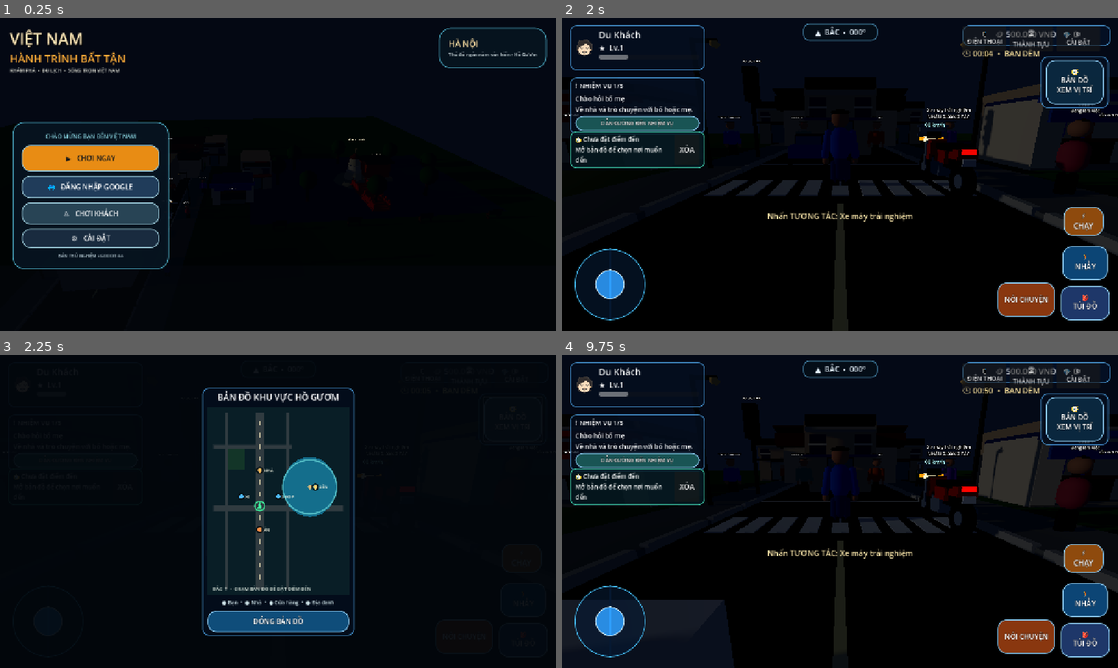
Above: before the commit, frames 1-4 (two rows, left to right).
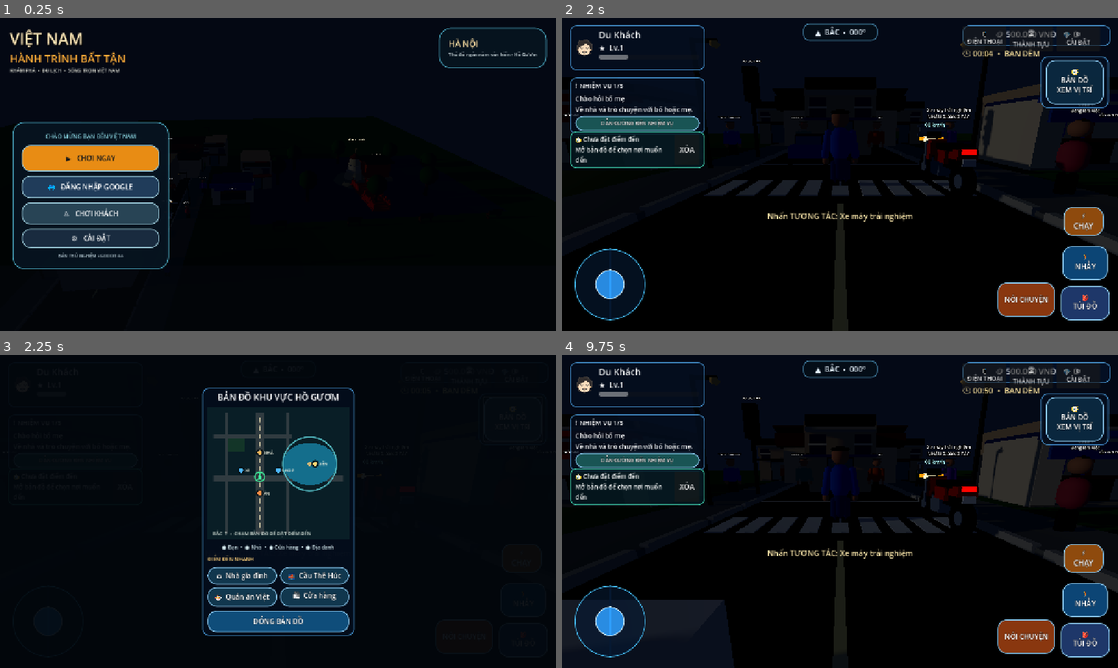
Above: after the commit, the same moments.

Repository: temu838655-dev/Vi-t-Nam-Du-L-ch
Game: Godot game, scene res://scenes/main.tscn
Same seed, same stepped clock (60 frames per second), same inputs: the game is played once before the commit and once after it.
Inputs:
- Up to frame 1 (0.25 s): no input
- Up to frame 2 (2 s): click "▶ CHƠI NGAY" at 0.5 s; click "BẮT ĐẦU HÀNH TRÌNH MỚI" at 1.25 s
- Up to frame 3 (2.25 s): click "🧭 BẢN ĐỒ XEM VỊ TRÍ" at 2 s
- Up to frame 4 (9.75 s): click "DẪN ĐƯỜNG ĐẾN NHIỆM VỤ" at 2.75 s; click "XÓA" at 3.5 s; click "📱 ĐIỆN THOẠI" at 4.25 s; click "🏆 THÀNH TỰU" at 5 s; click "⚙ CÀI ĐẶT" at 5.75 s; click "🏃 NHẢY" at 6.5 s; click "⚡ CHẠY" at 7.25 s; click "NÓI CHUYỆN" at 8 s; click "🎒 TÚI ĐỒ" at 8.75 s; click "ĐÓNG BẢN ĐỒ" at 9.5 s

Frames 1-2 are identical in both runs. In frame 3, 6.2% of the frame differs, in the area x 37-63%, y 20-81%; in frame 4, nothing differs.

Commit message:
Add quick destinations to local map

Diff:
--- a/Godot/scripts/mobile_hud.gd
+++ b/Godot/scripts/mobile_hud.gd
@@ -1253,7 +1253,7 @@
 	map_canvas = LocalMapCanvas.new()
 	map_canvas.size_flags_horizontal = Control.SIZE_EXPAND_FILL
 	map_canvas.size_flags_vertical = Control.SIZE_EXPAND_FILL
-	map_canvas.custom_minimum_size = Vector2(0, minf(360.0, viewport_size.y * 0.43))
+	map_canvas.custom_minimum_size = Vector2(0, minf(300.0, viewport_size.y * 0.32))
 	map_canvas.player_position = player.global_position if is_instance_valid(player) else Vector3.ZERO
 	map_canvas.player_rotation_y = player.rotation.y if is_instance_valid(player) else 0.0
 	map_canvas.has_waypoint = has_active_waypoint
@@ -1267,6 +1267,32 @@
 	legend.add_theme_font_size_override("font_size", 12)
 	legend.add_theme_color_override("font_color", Color(0.82, 0.9, 0.92))
 	layout.add_child(legend)
+
+	# Named destinations make navigation usable without pixel-perfect map taps.
+	var destination_title := Label.new()
+	destination_title.text = "ĐIỂM ĐẾN NHANH"
+	destination_title.add_theme_font_size_override("font_size", 12)
+	destination_title.add_theme_color_override("font_color", Color(1.0, 0.82, 0.48))
+	layout.add_child(destination_title)
+	var destination_grid := GridContainer.new()
+	destination_grid.columns = 2
+	destination_grid.add_theme_constant_override("h_separation", 7)
+	destination_grid.add_theme_constant_override("v_separation", 6)
+	layout.add_child(destination_grid)
+	var destinations: Array[Dictionary] = [
+		{"title":"⌂  Nhà gia đình", "position":Vector3(0, 0, -8)},
+		{"title":"🌉  Cầu Thê Húc", "position":Vector3(27, 0, 5.1)},
+		{"title":"🍜  Quán ăn Việt", "position":Vector3(0, 0, 17)},
+		{"title":"🛍  Cửa hàng", "position":Vector3(10, 0, 3)}
+	]
+	for destination in destinations:
+		var destination_button := Button.new()
+		destination_button.text = str(destination["title"])
+		destination_button.custom_minimum_size = Vector2(0, 40)
+		destination_button.size_flags_horizontal = Control.SIZE_EXPAND_FILL
+		_style_game_button(destination_button, Color(0.07, 0.22, 0.31, 0.98))
+		destination_button.pressed.connect(_set_map_waypoint.bind(destination["position"]))
+		destination_grid.add_child(destination_button)
 
 	var close := Button.new()
 	close.text = "ĐÓNG BẢN ĐỒ"
